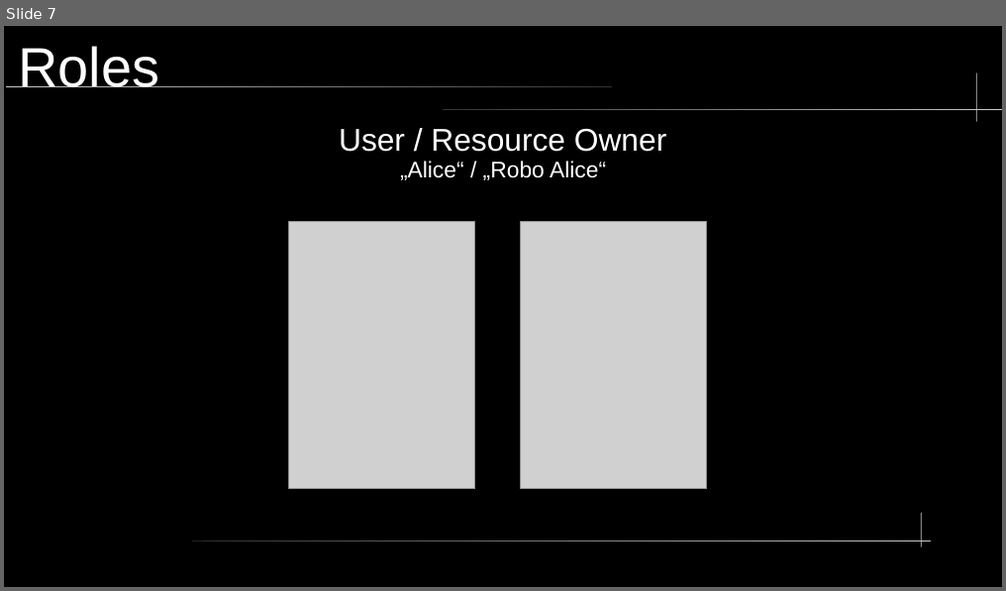
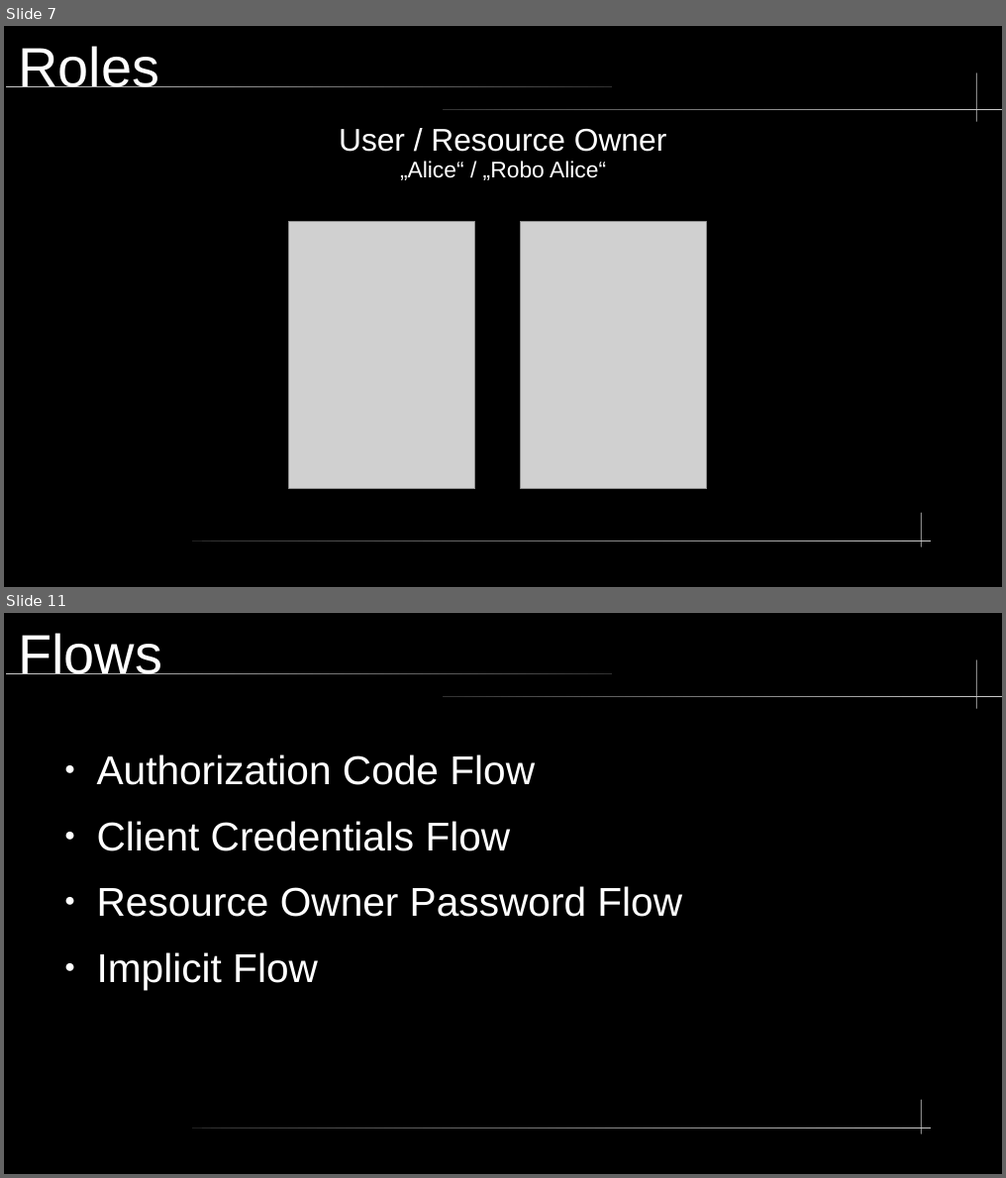
Before and after one commit to nkilders/e-portfolio-oauth2, a slide deck: presentation/OAuth2.odp. Shown one above the other, each under a label of ours: slide 7 before the commit, slides 7 and 11 after it; the slides between them are not shown. The pictures are 1006x591 and 1006x1178 pixels, drawn with LibreOffice and Linux fonts; fonts in the diff are those of the drawing; grey boxes stand for pictures. Boxes give left, top, right and bottom in pixels: in the first picture for what was removed or moved away, otherwise in the second. Text is boxed around its words. In the diff, an @@ line names an element or a change of style, - is before the commit and + after.

```diff
--- a/presentation/OAuth2.odp
+++ b/presentation/OAuth2.odp
@@ slide 11 added at bbox=[4, 613, 1002, 1174], background #000000; not listed: 5 template elements that a slide beside it also shows @@
@@ title added at bbox=[18, 633, 162, 674], 44 pt, text #FFFFFF @@
+Flows
@@ text added at bbox=[97, 755, 682, 990], 32 pt, text #FFFFFF @@
+● Authorization Code Flow
+● Client Credentials Flow
+● Resource Owner Password Flow
+● Implicit Flow
```
Also in this commit, not shown: 9 slides changed, 2 other slides added, 1 other file.
